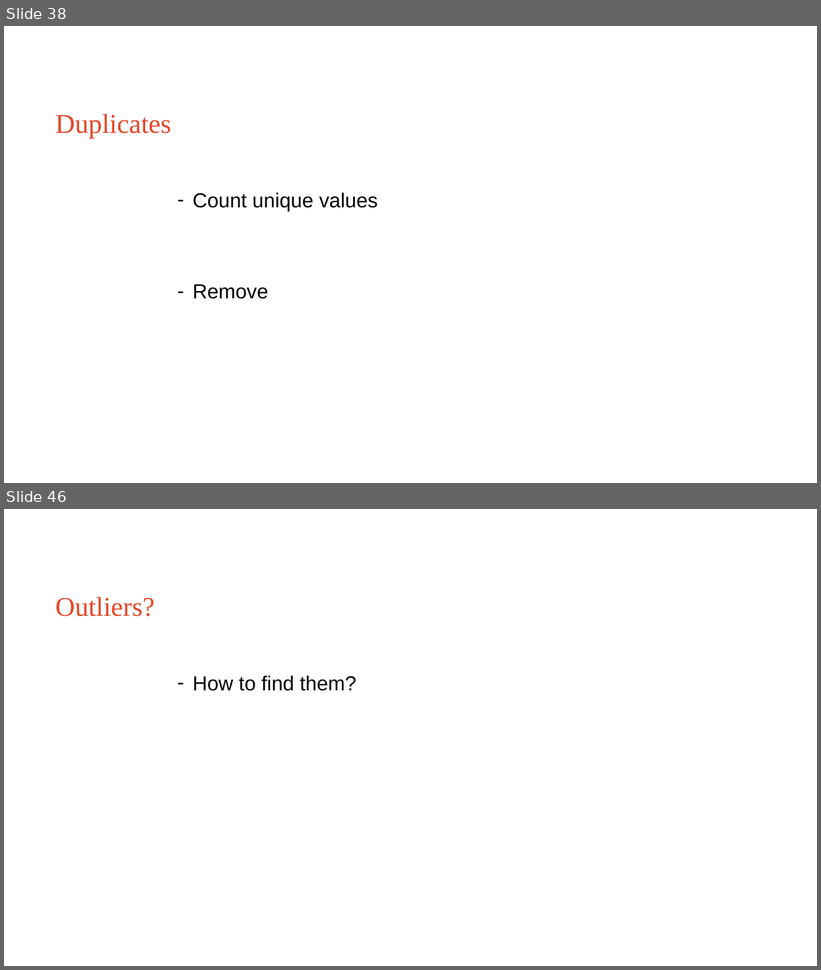
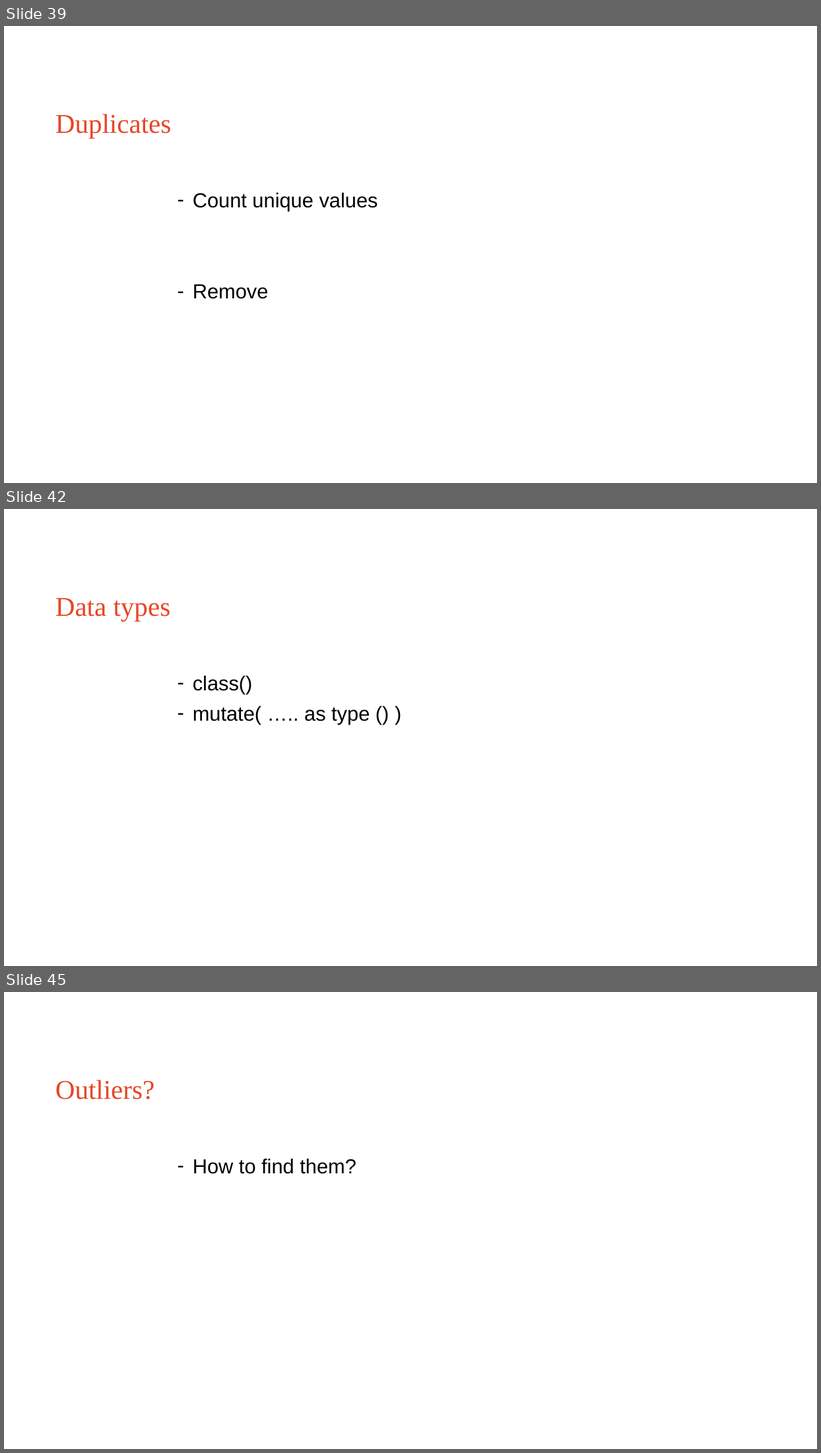
Before and after one commit to Sydney-Informatics-Hub/EDAinR, a slide deck: eda_r.pptx. Shown one above the other, each under a label of ours: slides 38 and 46 before the commit, slides 39, 42 and 45 after it; the slides between them are not shown. The pictures are 821x970 and 821x1453 pixels, drawn with LibreOffice and Linux fonts; fonts in the diff are those of the drawing. Boxes give left, top, right and bottom in pixels: in the first picture for what was removed or moved away, otherwise in the second. Text is boxed around its words. In the diff, an @@ line names an element or a change of style, - is before the commit and + after.

```diff
--- a/eda_r.pptx
+++ b/eda_r.pptx
@@ slide 42 added at (4,509,817,966), background #FFFFFF @@
@@ title added at (55,598,171,621), 32 pt, text #E64626 @@
+Data types
@@ text added at (193,675,370,724), 24 pt, text #000000 @@
+– class()
+– mutate( ….. as type () )
@@ what was slide 38 is now slide 39 @@
@@ what was slide 46 is now slide 45 @@
```
Also in this commit, not shown: 7 slides changed, 2 other slides added, 4 slides removed.
